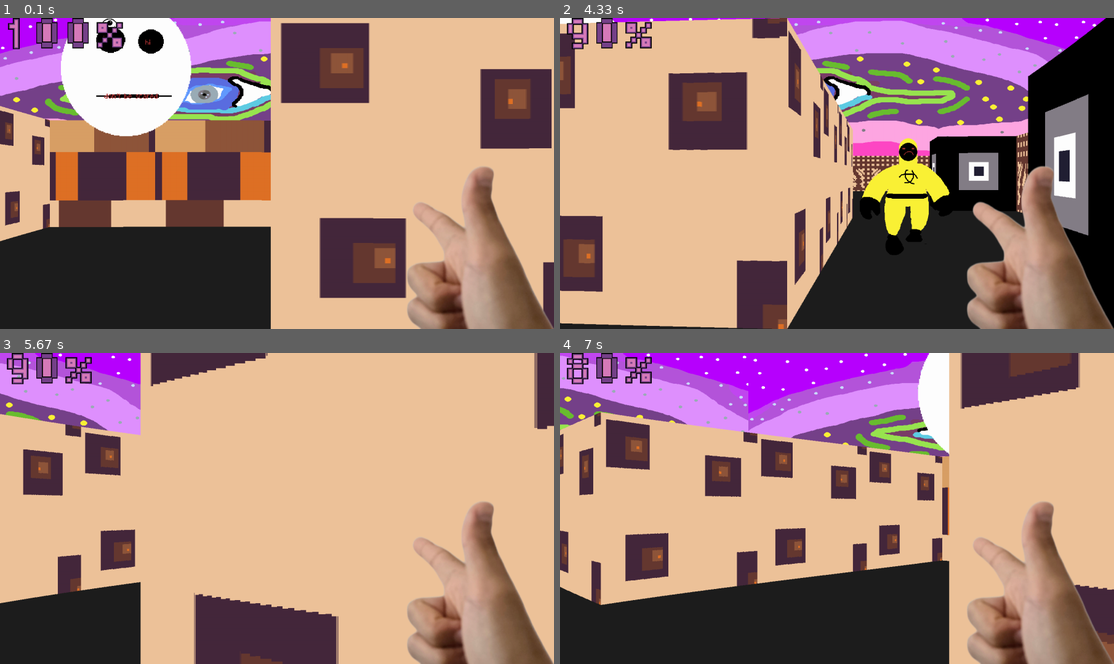
Above: before the commit, frames 1-4 (two rows, left to right).
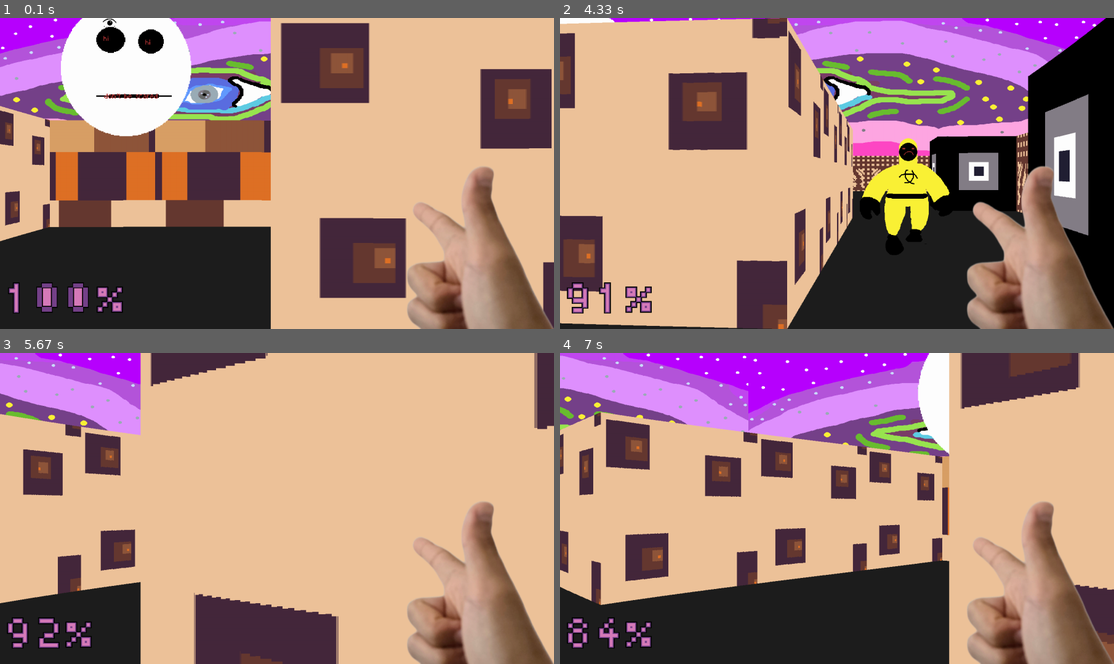
Above: after the commit, the same moments.

Repository: kyrusoo/uni-pygame
Game: pygame game, started from maze/main.py
Same seed, same stepped clock (60 frames per second), same inputs: the game is played once before the commit and once after it.
Inputs (mouse positions are in pixels of both pictures, inside the frame that each line leads up to):
- Up to frame 1 (0.1 s): no input
- Up to frame 2 (4.33 s): hold D 0.33-0.8 s; move the mouse to (814, 185) at 0.37 s; hold W 0.83-1.13 s; move the mouse to (704, 176) at 0.87 s; hold D 1.17-1.63 s; move the mouse to (920, 64) at 1.2 s; hold A 1.67-2.2 s; move the mouse to (848, 67) at 1.7 s; hold S 2.23-2.53 s; move the mouse to (842, 204) at 2.27 s; hold A 2.57-2.97 s; move the mouse to (981, 223) at 2.6 s; hold W 3-3.37 s; move the mouse to (981, 145) at 3.03 s; hold D 3.4-4.03 s; move the mouse to (1036, 148) at 3.43 s; hold S from 4.07 s (still down); move the mouse to (1030, 235) at 4.1 s
- Up to frame 3 (5.67 s): release S at 4.43 s; hold A 4.47-4.93 s; move the mouse to (299, 496) at 4.5 s; hold D 4.97-5.43 s; move the mouse to (144, 564) at 5 s; hold W from 5.47 s (still down); move the mouse to (121, 542) at 5.5 s
- Up to frame 4 (7 s): release W at 5.77 s; hold D 5.8-6.27 s; move the mouse to (676, 489) at 5.83 s; hold A 6.3-6.83 s; move the mouse to (1036, 580) at 6.33 s; hold S from 6.87 s (still down); move the mouse to (753, 598) at 6.9 s

The runs differ from the first frame. In frame 1, 2.0% of the frame differs, in the area x 1-23%, y 0-95%; in frame 2, 1.6%; in frame 3, 1.6%; in frame 4, 1.6%.

Commit message:
refactor: moved healthbar to the left bottom corner

Diff:
--- a/maze/object_renderer.py
+++ b/maze/object_renderer.py
@@ -26,8 +26,8 @@
     def draw_player_health(self):
         health = str(self.game.player.health)
         for i, char in enumerate(health):
-            self.screen.blit(self.digits[char], (i * self.digit_size, 0))
-        self.screen.blit(self.digits['10'], ((i+1) * self.digit_size, 0))
+            self.screen.blit(self.digits[char], (i * self.digit_size, HEIGHT*0.85))
+        self.screen.blit(self.digits['10'], ((i+1) * self.digit_size, HEIGHT*0.85))
 
     def player_damage(self):
         self.screen.blit(self.blood_screen, (0, 0))
--- a/maze/player.py
+++ b/maze/player.py
@@ -10,6 +10,18 @@
         self.shot = False
         self.health = PLAYER_MAX_HEALTH
         self.rel = 0
+        self.health_recovery_delay = 700
+        self.time_prev = pg.time.get_ticks()
+
+    def recovery_health(self):
+        if self.check_health_recovery_delay() and self.health < PLAYER_MAX_HEALTH:
+            self.health += 1
+
+    def check_health_recovery_delay(self):
+        time_now = pg.time.get_ticks()
+        if time_now - self.time_prev > self.health_recovery_delay:
+            self.time_prev = time_now
+            return True
 
     def check_game_over(self):
         if self.health < 1:
@@ -89,6 +101,7 @@
     def update(self):
         self.movement()
         self.mouse_control()
+        self.recovery_health()
 
     @property
     def pos(self):
